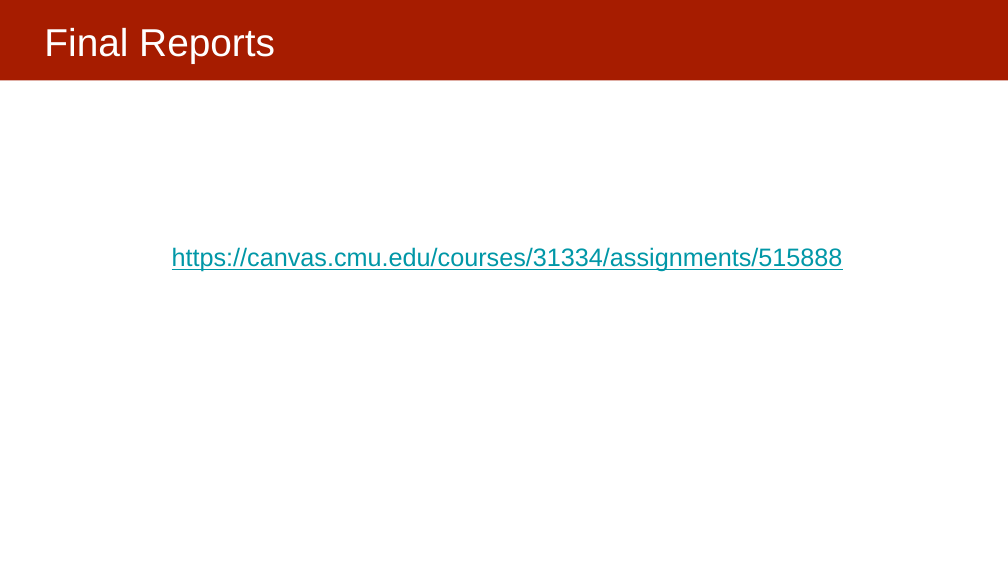
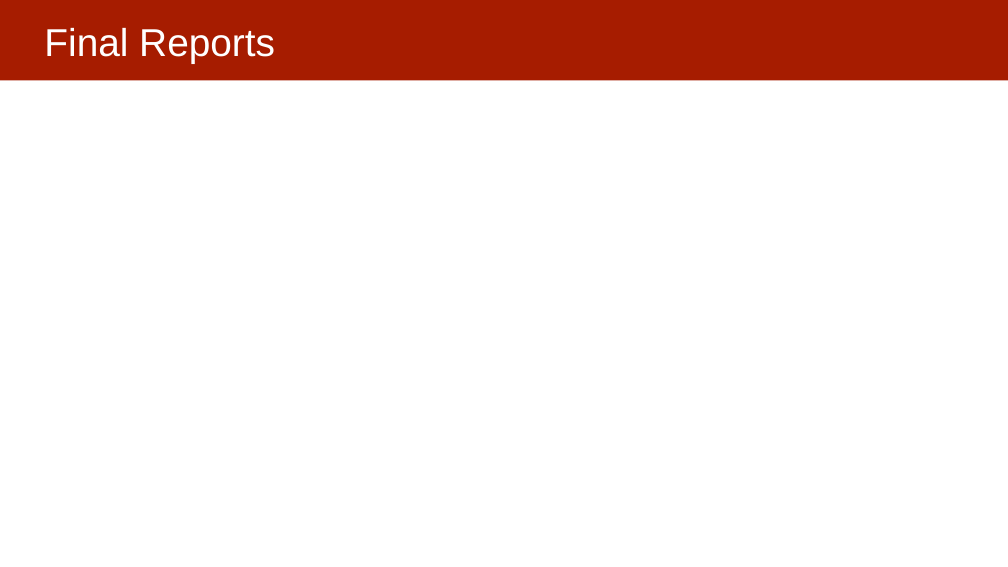
Before and after one commit to dssg/mlforpublicpolicylab, a slide deck: slide 4 of Lectures/21-causal-inference.pptx. Drawn at 1008x567 pixels with LibreOffice and Linux fonts; fonts in the diff are those of the drawing. Boxes give left, top, right and bottom in pixels: in the first picture for what was removed or moved away, otherwise in the second. Text is boxed around its words. In the diff, an @@ line names an element or a change of style, - is before the commit and + after.

```diff
--- a/Lectures/21-causal-inference.pptx
+++ b/Lectures/21-causal-inference.pptx
@@ text removed at (172, 247, 843, 272) @@
-https://canvas.cmu.edu/courses/31334/assignments/515888
```
Also in this commit, not shown: 2 other slides changed, 1 slide removed.
